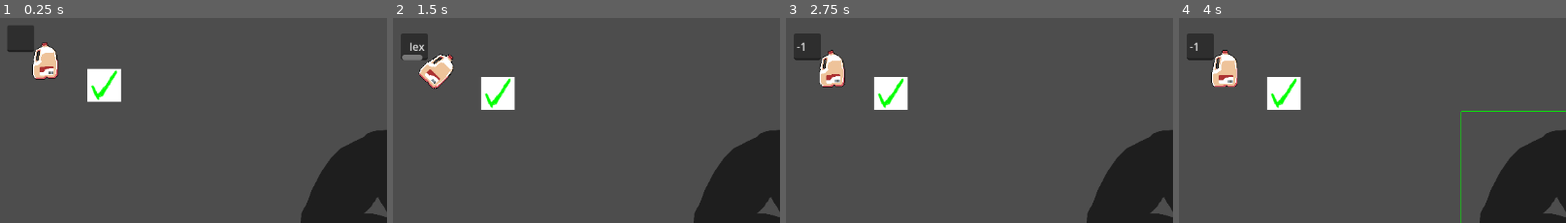
Above: before the commit, frames 1-4 (left to right).
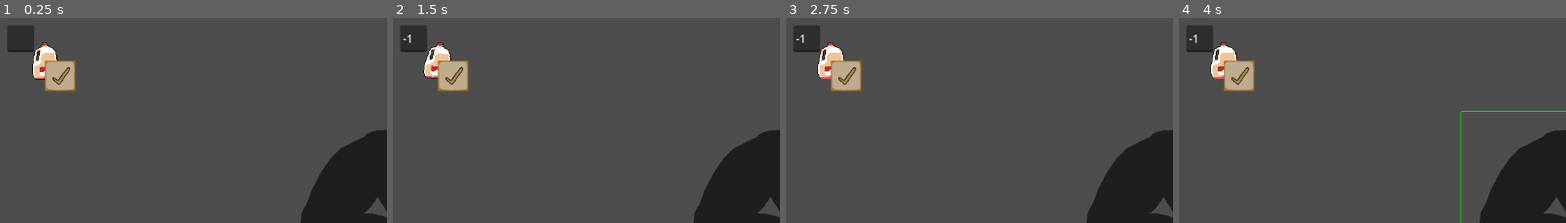
Above: after the commit, the same moments.

Repository: funkymonkeysgames/lame-jam-59
Game: Godot game, scene res://Scenes/main.tscn
Same seed, same stepped clock (60 frames per second), same inputs: the game is played once before the commit and once after it.
Inputs (mouse positions are % of the whole screen's width and height, from its top left; square brackets give the same spot before the commit, where the layout moved):
- Up to frame 1 (0.25 s): no input
- Up to frame 2 (1.5 s): click (6, 5) at 0.52 s; type "Alex" at 0.6 s; click (9, 12) at 1.25 s
- Up to frame 3 (2.75 s): click (11, 14) [16, 18] at 2 s
- Up to frame 4 (4 s): click "Press me" at 2.75 s; click "Press me" at 3.5 s
The pictures show only the part of the screen within x 3-53%, y 0-50%; the shares and areas given below are measured in that part.

The runs differ from the first frame. In frame 1, 2.6% of the frame differs, in the area x 11-32%, y 20-42%; in frame 2, 4.1%, in the area x 2-32%, y 3-45%; in frame 3, 4.0%; in frame 4, 4.0%.

Commit message:
bunch of sfx

Diff:
--- a/Scenes/Objects/bigger_tin_can.tscn
+++ b/Scenes/Objects/bigger_tin_can.tscn
@@ -56,6 +56,10 @@
 offset_bottom = -12.999992
 
 [node name="ConfirmationButton" parent="." unique_id=590694293 instance=ExtResource("4_jxqgo")]
+offset_left = 11.0
+offset_top = -8.0
+offset_right = 40.0
+offset_bottom = 21.0
 
 [node name="AudioStreamPlayerRejection" parent="." unique_id=1322738899 instance=ExtResource("5_mth6b")]
 
--- a/Scenes/Objects/block/block_audio_stream_player_rejection.tscn
+++ b/Scenes/Objects/block/block_audio_stream_player_rejection.tscn
@@ -1,7 +1,6 @@
 [gd_scene format=3 uid="uid://dyl1to7jkoatr"]
 
-[ext_resource type="AudioStream" uid="uid://brv8hulnbfw67" path="res://Assets/sfx/cant_place.mp3" id="1_tpyfc"]
+[ext_resource type="AudioStream" uid="uid://bs0icwo5w7tjy" path="res://Assets/sfx/lomp.wav" id="1_55ot3"]
 
 [node name="AudioStreamPlayerRejection" type="AudioStreamPlayer" unique_id=1322738899]
-stream = ExtResource("1_tpyfc")
-volume_db = -19.158
+stream = ExtResource("1_55ot3")
--- a/Scenes/Objects/block/block_audio_stream_player_success.tscn
+++ b/Scenes/Objects/block/block_audio_stream_player_success.tscn
@@ -1,7 +1,6 @@
 [gd_scene format=3 uid="uid://iq7ije3aw7vn"]
 
-[ext_resource type="AudioStream" uid="uid://vt3t52lmrebi" path="res://Assets/sfx/successfull_place.mp3" id="1_kprua"]
+[ext_resource type="AudioStream" uid="uid://b6w7u0ysujaoj" path="res://Assets/sfx/pop2.wav" id="1_0rt0n"]
 
 [node name="AudioStreamPlayerSuccess" type="AudioStreamPlayer" unique_id=1807916632]
-stream = ExtResource("1_kprua")
-volume_db = -20.56
+stream = ExtResource("1_0rt0n")
--- a/Scenes/Objects/block/block_confirmation_button.tscn
+++ b/Scenes/Objects/block/block_confirmation_button.tscn
@@ -1,14 +1,14 @@
 [gd_scene format=3 uid="uid://c61qhupjp5748"]
 
-[ext_resource type="Texture2D" uid="uid://dvsv86rhvylrl" path="res://Assets/check.png" id="1_nikd1"]
+[ext_resource type="Texture2D" uid="uid://cemimca4e3rr" path="res://Assets/confirmation_button.png" id="1_nw5nu"]
 [ext_resource type="Script" uid="uid://bgy3liv1oh07x" path="res://Scripts/confirm_button.gd" id="2_x6w2w"]
 
 [node name="ConfirmationButton" type="TextureButton" unique_id=590694293]
-offset_left = 63.0
-offset_top = 11.999998
-offset_right = 113.0
-offset_bottom = 61.0
-texture_normal = ExtResource("1_nikd1")
+offset_right = 45.0
+offset_bottom = 45.0
+texture_normal = ExtResource("1_nw5nu")
+ignore_texture_size = true
+stretch_mode = 4
 script = ExtResource("2_x6w2w")
 
 [connection signal="button_down" from="." to="." method="_on_button_down"]
--- a/Scenes/main.tscn
+++ b/Scenes/main.tscn
@@ -4,6 +4,16 @@
 [ext_resource type="Script" uid="uid://di3ad1sghrct5" path="res://Scripts/neighbour_manager.gd" id="2_jjvhh"]
 [ext_resource type="PackedScene" uid="uid://ccglcr6p2if0w" path="res://Scenes/tetris_spawner.tscn" id="3_8gbba"]
 [ext_resource type="PackedScene" uid="uid://gagkmr2exnfs" path="res://Scenes/Silhouettes/silhouette_manager.tscn" id="4_jjvhh"]
+[ext_resource type="Script" uid="uid://cfiam50b1dq1t" path="res://Scripts/objects_list.gd" id="5_21xkr"]
+[ext_resource type="PackedScene" uid="uid://dyl1to7jkoatr" path="res://Scenes/Objects/block/block_audio_stream_player_rejection.tscn" id="7_344ge"]
+[ext_resource type="PackedScene" uid="uid://iq7ije3aw7vn" path="res://Scenes/Objects/block/block_audio_stream_player_success.tscn" id="8_ynf5e"]
+[ext_resource type="AudioStream" uid="uid://dy25n723fyhqq" path="res://Assets/sfx/integrity0.wav" id="9_jkdf5"]
+[ext_resource type="AudioStream" uid="uid://cu6nnmopxp5mb" path="res://Assets/sfx/pickup.wav" id="9_ynf5e"]
+[ext_resource type="AudioStream" uid="uid://cu1vl0nt635b7" path="res://Assets/sfx/integrity1.wav" id="10_wsu2k"]
+[ext_resource type="AudioStream" uid="uid://j2ym4ob45135" path="res://Assets/sfx/integrity2.wav" id="11_k12tt"]
+[ext_resource type="AudioStream" uid="uid://dewd3g74hfplv" path="res://Assets/sfx/integrity3.wav" id="12_h1bgf"]
+[ext_resource type="AudioStream" uid="uid://b2q1pfxb3f1jc" path="res://Assets/sfx/integrity4.wav" id="13_b3802"]
+[ext_resource type="AudioStream" uid="uid://ffaubqbjqqvy" path="res://Assets/sfx/integrity5.wav" id="14_fevyy"]
 
 [node name="Main" type="Node" unique_id=1760907832]
 
@@ -28,6 +38,37 @@
 offset_bottom = 536.0
 text = "Press me"
 
-[node name="ObjectsList" type="Node" parent="." unique_id=1953807552]
+[node name="ObjectsList" type="Node" parent="." unique_id=1953807552 node_paths=PackedStringArray("audio_streams")]
+script = ExtResource("5_21xkr")
+audio_streams = NodePath("../AudioStreamPlayers")
+
+[node name="AudioStreamPlayers" type="Node" parent="." unique_id=1605672896]
+
+[node name="Rejection" parent="AudioStreamPlayers" unique_id=1322738899 instance=ExtResource("7_344ge")]
+
+[node name="Success" parent="AudioStreamPlayers" unique_id=1807916632 instance=ExtResource("8_ynf5e")]
+
+[node name="Pickup" type="AudioStreamPlayer" parent="AudioStreamPlayers" unique_id=359645204]
+stream = ExtResource("9_ynf5e")
+volume_db = -80.0
+
+[node name="Integrity0" type="AudioStreamPlayer" parent="AudioStreamPlayers" unique_id=674935102]
+stream = ExtResource("9_jkdf5")
+
+[node name="Integrity1" type="AudioStreamPlayer" parent="AudioStreamPlayers" unique_id=1040211311]
+stream = ExtResource("10_wsu2k")
+
+[node name="Integrity2" type="AudioStreamPlayer" parent="AudioStreamPlayers" unique_id=1146814749]
+stream = ExtResource("11_k12tt")
+
+[node name="Integrity3" type="AudioStreamPlayer" parent="AudioStreamPlayers" unique_id=683728810]
+stream = ExtResource("12_h1bgf")
+
+[node name="Integrity4" type="AudioStreamPlayer" parent="AudioStreamPlayers" unique_id=104545813]
+stream = ExtResource("13_b3802")
+
+[node name="Integrity5" type="AudioStreamPlayer" parent="AudioStreamPlayers" unique_id=931835794]
+stream = ExtResource("14_fevyy")
 
 [connection signal="button_down" from="FinishButton" to="SilhouetteManager" method="_on_finish_button_button_down"]
+[connection signal="child_entered_tree" from="ObjectsList" to="ObjectsList" method="_on_child_entered_tree"]
--- a/Scripts/block.gd
+++ b/Scripts/block.gd
@@ -27,6 +27,7 @@
 
 signal block_placed
 signal block_missed
+signal neighbour_entered
 
 func _ready() -> void:
 	# drag button
@@ -87,14 +88,15 @@
 
 func _on_neighbor_area_entered(_area: Area2D) -> void:
 	if can_update:
-		neighbour_manager.check_integrity(self)
+		await neighbour_manager.check_integrity(self)
+		neighbour_entered.emit(integrity)
 
 func _on_confirmation_button_button_down() -> void:
 	if await neighbour_manager.check_integrity(self):
 		neighbour_manager.new_neighbour(self)
 		can_update = false
-		audio_stream_player_success.play(0)
+		#audio_stream_player_success.play(0)
 		block_placed.emit()
 	else:
 		block_missed.emit()
-		audio_stream_player_reject.play(0)
+		#audio_stream_player_reject.play(0)
--- a/Scripts/neighbour_manager.gd
+++ b/Scripts/neighbour_manager.gd
@@ -29,9 +29,11 @@
 	var neighbours = body.neighbour_area2d.get_overlapping_areas()
 	for i in neighbours.size():
 		body.max_neighbour_integrity = max(body.max_neighbour_integrity, neighbours[i].get_parent().integrity)
-	var temp_integrity = body.max_neighbour_integrity - 1
-	body.integrity_text.text = str(temp_integrity)
-	return temp_integrity > 0
+	#var temp_integrity = body.max_neighbour_integrity - 1
+	body.integrity = body.max_neighbour_integrity - 1
+	print(body.integrity)
+	body.integrity_text.text = str(body.integrity)
+	return body.integrity > 0
 
 func new_neighbour(body) -> void:
 	#print("new neighbour!")
--- /dev/null
+++ b/Scripts/objects_list.gd
@@ -0,0 +1,44 @@
+extends Node
+
+@export var audio_streams:Node
+
+# Called when the node enters the scene tree for the first time.
+func _ready() -> void:
+	pass # Replace with function body.
+
+
+# Called every frame. 'delta' is the elapsed time since the previous frame.
+func _process(delta: float) -> void:
+	pass
+
+
+func _on_child_entered_tree(node: Block) -> void:
+	await node.ready
+	node.block_placed.connect(_on_block_placed)
+	node.block_missed.connect(_on_block_missed)
+	node.drag_button.button_down.connect(_on_block_pickedup)
+	node.neighbour_entered.connect(_on_neighbour_entered)
+
+func _on_block_placed() -> void:
+	audio_streams.get_node("Success").play()
+
+func _on_block_missed() -> void:
+	audio_streams.get_node("Rejection").play()
+
+func _on_block_pickedup() -> void:
+	audio_streams.get_node("Pickup").play()
+
+func _on_neighbour_entered(integrity: int) -> void:
+	print(integrity)
+	if integrity == 0:
+		audio_streams.get_node("Integrity0").play()
+	elif integrity == 1:
+		audio_streams.get_node("Integrity1").play()
+	elif integrity == 2:
+		audio_streams.get_node("Integrity2").play()
+	elif integrity == 3:
+		audio_streams.get_node("Integrity3").play()
+	elif integrity == 4:
+		audio_streams.get_node("Integrity4").play()
+	elif integrity == 5:
+		audio_streams.get_node("Integrity5").play()
Binary file added: Assets/confirmation_button.png
Not shown, added: Assets/confirmation_button.png.import
Not shown, added: Assets/sfx/block_placed.wav.import
Not shown, added: Assets/sfx/integrity0.wav.import
Not shown, added: Assets/sfx/integrity1.wav.import
Not shown, added: Assets/sfx/integrity2.wav.import
Not shown, added: Assets/sfx/integrity3.wav.import
Not shown, added: Assets/sfx/integrity4.wav.import
Not shown, added: Assets/sfx/integrity5.wav.import
Not shown, added: Assets/sfx/lomp.wav.import
Not shown, added: Assets/sfx/pickup.wav.import
Not shown, added: Assets/sfx/pop.wav.import
(and 13 more such lines)
